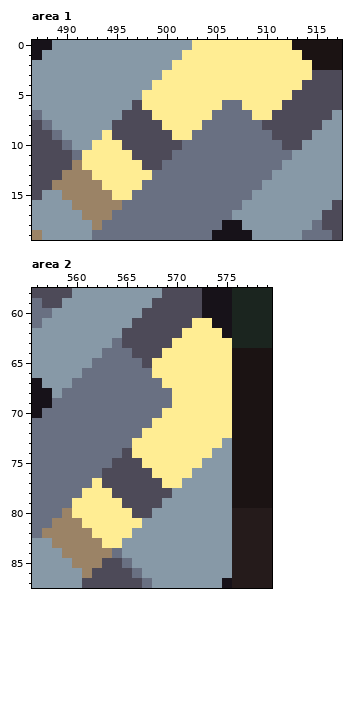
A pixel-art file gets an edit: assets/sprites/atlas/atlas.ase. Above: the version before the commit.
736x736 pixels, 1 frame. Colours within 5 levels of each other are drawn and written as one. Shown: area 1: x 487..517, y 0..19; area 2: x 556..579, y 58..87. The commit also changed other parts of the picture, which this record leaves out.
The result:
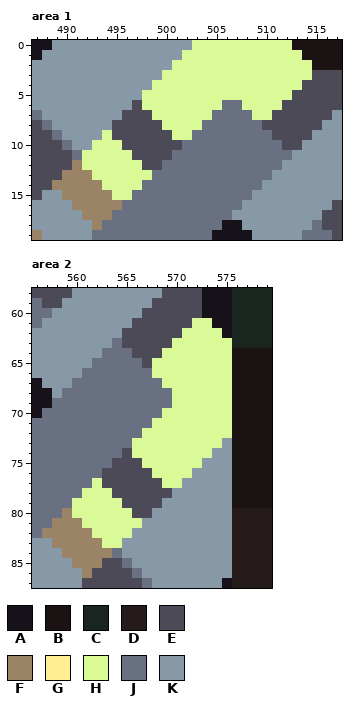
Palette (. is transparent): A #171219  B #1b1313  C #1b251f  D #251b1b  E #4d4a58  F #9b8366  G #ffed93  H #d9fa96  J #697082  K #8799a7
Diff:
--- area 1, layer "blocks"
@@ x 487..517 @@
- 0 AAKKKKKKKKKKKKKKGGGGGGGGGGBBBBB
- 1 AKKKKKKKKKKKKKKGGGGGGGGGGGGBBBB
- 2 KKKKKKKKKKKKKKGGGGGGGGGGGGGGBBB
- 3 KKKKKKKKKKKKKGGGGGGGGGGGGGGGEEE
- 4 KKKKKKKKKKKKGGGGGGGGGGGGGGGEEEE
- 5 KKKKKKKKKKKGGGGGGGGGGGGGGGEEEEE
- 6 KKKKKKKKKKEGGGGGGGGJJGGGGEEEEEE
- 7 JKKKKKKKKEEEGGGGGGJJJJGGEEEEEEK
- 8 EJKKKKKKEEEEEGGGGJJJJJJEEEEEEKK
- 9 EEJKKKKGEEEEEEGGJJJJJJJJEEEEKKK
-10 EEEJKKGGGEEEEEEJJJJJJJJJJEEKKKK
-11 EEEEJGGGGGEEEEJJJJJJJJJJJJKKKKK
-12 EEEEFGGGGGGEEJJJJJJJJJJJJKKKKKK
-13 EEEFFFGGGGGGJJJJJJJJJJJJKKKKKKK
-14 EEFFFFFGGGGJJJJJJJJJJJJKKKKKKKK
-15 EKKFFFFFGGJJJJJJJJJJJJKKKKKKKKK
+ 0 AAKKKKKKKKKKKKKKHHHHHHHHHHBBBBB
+ 1 AKKKKKKKKKKKKKKHHHHHHHHHHHHBBBB
+ 2 KKKKKKKKKKKKKKHHHHHHHHHHHHHHBBB
+ 3 KKKKKKKKKKKKKHHHHHHHHHHHHHHHEEE
+ 4 KKKKKKKKKKKKHHHHHHHHHHHHHHHEEEE
+ 5 KKKKKKKKKKKHHHHHHHHHHHHHHHEEEEE
+ 6 KKKKKKKKKKEHHHHHHHHJJHHHHEEEEEE
+ 7 JKKKKKKKKEEEHHHHHHJJJJHHEEEEEEK
+ 8 EJKKKKKKEEEEEHHHHJJJJJJEEEEEEKK
+ 9 EEJKKKKHEEEEEEHHJJJJJJJJEEEEKKK
+10 EEEJKKHHHEEEEEEJJJJJJJJJJEEKKKK
+11 EEEEJHHHHHEEEEJJJJJJJJJJJJKKKKK
+12 EEEEFHHHHHHEEJJJJJJJJJJJJKKKKKK
+13 EEEFFFHHHHHHJJJJJJJJJJJJKKKKKKK
+14 EEFFFFFHHHHJJJJJJJJJJJJKKKKKKKK
+15 EKKFFFFFHHJJJJJJJJJJJJKKKKKKKKK
 16 KKKKFFFFFJJJJJJJJJJJJKKKKKKKKKE
--- area 2, layer "blocks"
@@ x 556..579 @@
 60 JJKKKKKKKKKEEEEEEAAACCCC
-61 JKKKKKKKKKEEEEEEGGAACCCC
-62 KKKKKKKKKEEEEEEGGGGACCCC
-63 KKKKKKKKJEEEEEGGGGGGCCCC
-64 KKKKKKKJJJEEEGGGGGGGBBBB
-65 KKKKKKJJJJJEGGGGGGGGBBBB
-66 KKKKKJJJJJJJGGGGGGGGBBBB
-67 AKKKJJJJJJJJJGGGGGGGBBBB
-68 AAKJJJJJJJJJJJGGGGGGBBBB
-69 AAJJJJJJJJJJJJGGGGGGBBBB
-70 AJJJJJJJJJJJJGGGGGGGBBBB
-71 JJJJJJJJJJJJGGGGGGGGBBBB
-72 JJJJJJJJJJJGGGGGGGGGBBBB
-73 JJJJJJJJJJGGGGGGGGGKBBBB
-74 JJJJJJJJJEGGGGGGGGKKBBBB
-75 JJJJJJJJEEEGGGGGGKKKBBBB
-76 JJJJJJJEEEEEGGGGKKKKBBBB
-77 JJJJJJGEEEEEEGGKKKKKBBBB
-78 JJJJJGGGEEEEEEKKKKKKBBBB
-79 JJJJGGGGGEEEEKKKKKKKBBBB
-80 JJJFGGGGGGEEKKKKKKKKDDDD
-81 JJFFFGGGGGGKKKKKKKKKDDDD
-82 JFFFFFGGGGKKKKKKKKKKDDDD
-83 KKFFFFFGGKKKKKKKKKKKDDDD
+61 JKKKKKKKKKEEEEEEHHAACCCC
+62 KKKKKKKKKEEEEEEHHHHACCCC
+63 KKKKKKKKJEEEEEHHHHHHCCCC
+64 KKKKKKKJJJEEEHHHHHHHBBBB
+65 KKKKKKJJJJJEHHHHHHHHBBBB
+66 KKKKKJJJJJJJHHHHHHHHBBBB
+67 AKKKJJJJJJJJJHHHHHHHBBBB
+68 AAKJJJJJJJJJJJHHHHHHBBBB
+69 AAJJJJJJJJJJJJHHHHHHBBBB
+70 AJJJJJJJJJJJJHHHHHHHBBBB
+71 JJJJJJJJJJJJHHHHHHHHBBBB
+72 JJJJJJJJJJJHHHHHHHHHBBBB
+73 JJJJJJJJJJHHHHHHHHHKBBBB
+74 JJJJJJJJJEHHHHHHHHKKBBBB
+75 JJJJJJJJEEEHHHHHHKKKBBBB
+76 JJJJJJJEEEEEHHHHKKKKBBBB
+77 JJJJJJHEEEEEEHHKKKKKBBBB
+78 JJJJJHHHEEEEEEKKKKKKBBBB
+79 JJJJHHHHHEEEEKKKKKKKBBBB
+80 JJJFHHHHHHEEKKKKKKKKDDDD
+81 JJFFFHHHHHHKKKKKKKKKDDDD
+82 JFFFFFHHHHKKKKKKKKKKDDDD
+83 KKFFFFFHHKKKKKKKKKKKDDDD
 84 KKKFFFFFJKKKKKKKKKKKDDDD
Pixel boxes of the changes (left, top, right, bottom) in both pictures:
changed: (82, 40, 312, 200)
changed: (72, 318, 232, 548)
